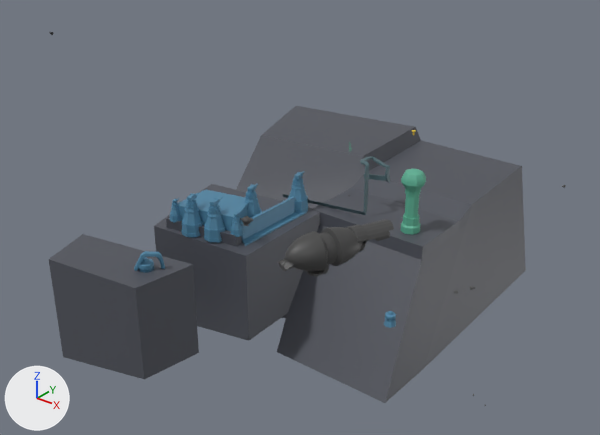
Two versions of the FBX model Whiteboxing/Whiteboxing/Assets/prefabs/citadel.fbx, one commit apart.
Rendered twice from a 50 mm camera at (34.0, -84.2, 72.4) aimed at (-73.3, 49.8, -10.7). The axes (+X, +Y, +Z) are drawn at lower left. The lights are the same throughout. Where no turn or scale is listed for an object, it has been applied to the vertices.

In view in the first picture: 'Rock_platform_main', 'arch', 'magnet_path', 'mothership', 'pCube1', 'pCylinder17', 'pCylinder4', 'pSphere3', 'rock_platform_corner', 'rock_platform_magnet', 'turret3', 'turret4', 'wall'.
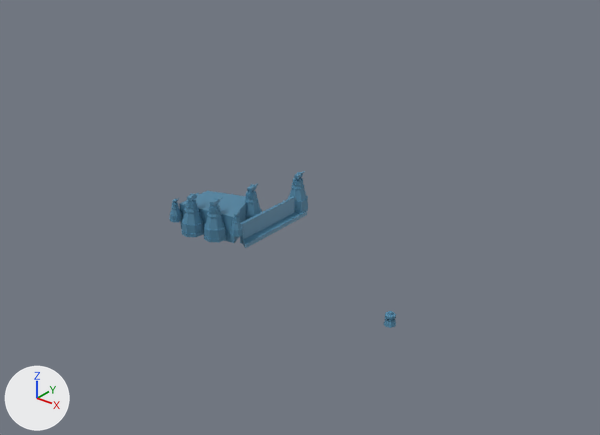
Where the newer file only moved an object's origin or applied its transform, the numbers keep the older frame.

Edits to the bpy script that builds the scene:
```text
Remove ob_pcylinder4:
    ob_pcylinder4 = bpy.data.objects.new('pCylinder4', me_mesh_002)
    ob_pcylinder4.location = (-47.9, 56.3, -5.8)
Remove ob_pcylinder17:
    ob_pcylinder17 = bpy.data.objects.new('pCylinder17', me_mesh_010)
    ob_pcylinder17.location = (-76.3, 6.4, -7.9)
Remove ob_rock_platform_corner:
    ob_rock_platform_corner = bpy.data.objects.new('rock_platform_corner', me_mesh_008)
    ob_rock_platform_corner.location = (-85.2, 4.3, -15.4)
Change ob_pcube1:
    ob_pcube1.scale: (65.1, 47.0, 65.1) -> (59.7, 47.0, 65.1)
Remove ob_magnet_path:
    ob_magnet_path = bpy.data.objects.new('magnet_path', me_mesh_012)
    ob_magnet_path.location = (-56.5, 59.6, 1.0)
Remove ob_rock_platform_main:
    ob_rock_platform_main = bpy.data.objects.new('Rock_platform_main', me_mesh_009)
    ob_rock_platform_main.location = (-85.2, 36.7, -17.8)
Remove ob_rock_platform_magnet:
    ob_rock_platform_magnet = bpy.data.objects.new('rock_platform_magnet', me_mesh_025)
    ob_rock_platform_magnet.location = (-90.9, 78.3, -17.8)
Remove ob_mothership:
    ob_mothership = bpy.data.objects.new('mothership', me_mesh_006)
    ob_mothership.location = (-40.5, 15.5, 6.3)
Remove ob_arch:
    ob_arch = bpy.data.objects.new('arch', me_mesh_020)
    ob_arch.location = (-75.6, 6.8, -5.2)
Remove ob_psphere3:
    ob_psphere3 = bpy.data.objects.new('pSphere3', me_mesh_045)
    ob_psphere3.location = (-71.5, 29.9, -3.3)
```

Where the change shows, as pixel boxes (x1, y1, x2, y2) in the pictures (600 x 435 px):
'rock_platform_magnet', deleted: before (236, 106, 526, 403)
'rock_platform_corner', deleted: before (49, 234, 199, 379)
'Rock_platform_main', deleted: before (154, 184, 320, 341)
'mothership', deleted: before (278, 219, 394, 276)
'pCube1', rescaled: before (178, 190, 248, 231); after (179, 191, 246, 243)
'pCylinder4', deleted (green): before (401, 169, 426, 235)
'magnet_path', deleted (cyan): before (282, 156, 390, 215)
'arch', deleted: before (134, 251, 165, 271)
'pCylinder17', deleted: before (139, 257, 154, 273)
'pSphere3', deleted: before (240, 216, 254, 226)
